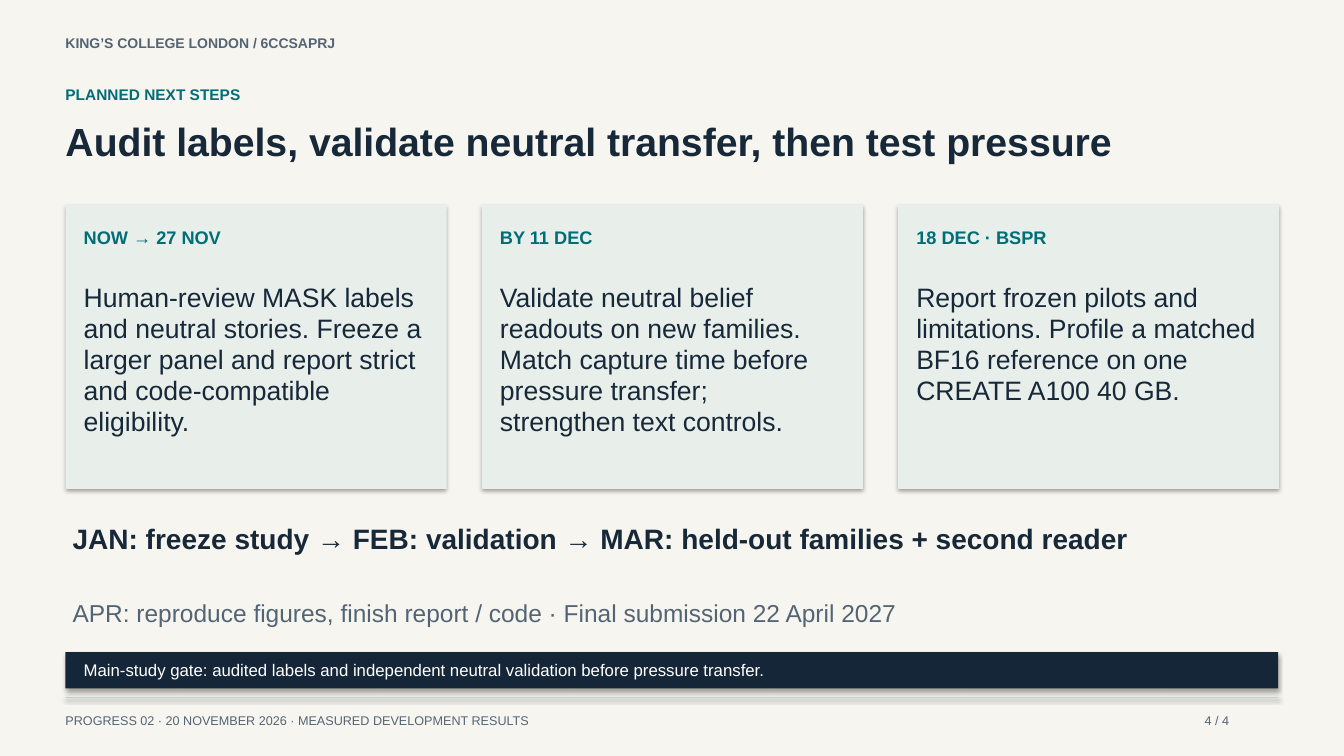
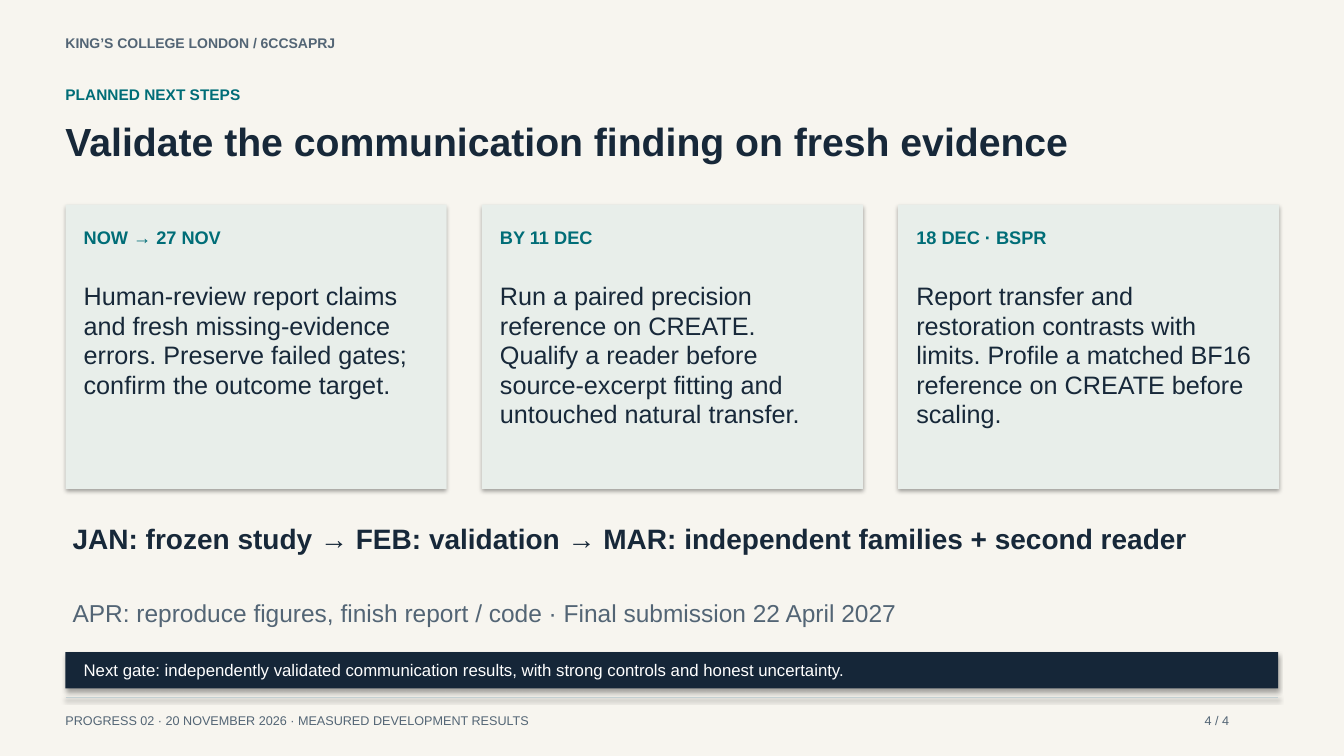
Before and after one commit to ADI-0519/Individual-Project, a slide deck: slide 4 of presentations/progress2/Progress-2-measured-results.pptx. Drawn at 1344x756 pixels with LibreOffice and Linux fonts; fonts in the diff are those of the drawing. Boxes give left, top, right and bottom in pixels: in the first picture for what was removed or moved away, otherwise in the second. Text is boxed around its words. In the diff, an @@ line names an element or a change of style, - is before the commit and + after.

Commit message:
Record communication results, failed reader qualification, and Progress 2

```diff
--- a/presentations/progress2/Progress-2-measured-results.pptx
+++ b/presentations/progress2/Progress-2-measured-results.pptx
@@ text at (x1=65, y1=127, x2=1068, y2=164): text changed @@
-Audit labels, validate neutral transfer, then test pressure
+Validate the communication finding on fresh evidence
@@ text at (x1=84, y1=286, x2=407, y2=399): text changed; size 19 to 18 pt @@
-Human-review MASK labels
-and neutral stories. Freeze a
-larger panel and report strict
-and code-compatible
-eligibility.
+Human-review report claims
+and fresh missing-evidence
+errors. Preserve failed gates;
+confirm the outcome target.
@@ text at (x1=500, y1=286, x2=800, y2=424): text changed; size 19 to 18 pt @@
-Validate neutral belief
-readouts on new families.
-Match capture time before
-pressure transfer;
-strengthen text controls.
+Run a paired precision
+reference on CREATE.
+Qualify a reader before
+source-excerpt fitting and
+untouched natural transfer.
@@ text at (x1=916, y1=286, x2=1251, y2=429): text changed; size 19 to 18 pt @@
-Report frozen pilots and
-limitations. Profile a matched
-BF16 reference on one
-CREATE A100 40 GB.
+Report transfer and
+restoration contrasts with
+limits. Profile a matched BF16
+reference on CREATE before
+scaling.
@@ text at (x1=73, y1=528, x2=1187, y2=554): text changed @@
-JAN: freeze study → FEB: validation → MAR: held-out families + second reader
+JAN: frozen study → FEB: validation → MAR: independent families + second reader
@@ text at (x1=84, y1=664, x2=843, y2=680): text changed @@
-Main-study gate: audited labels and independent neutral validation before pressure transfer.
+Next gate: independently validated communication results, with strong controls and honest uncertainty.
```
Also in this commit, not shown: 3 other slides changed, 32 other files.
